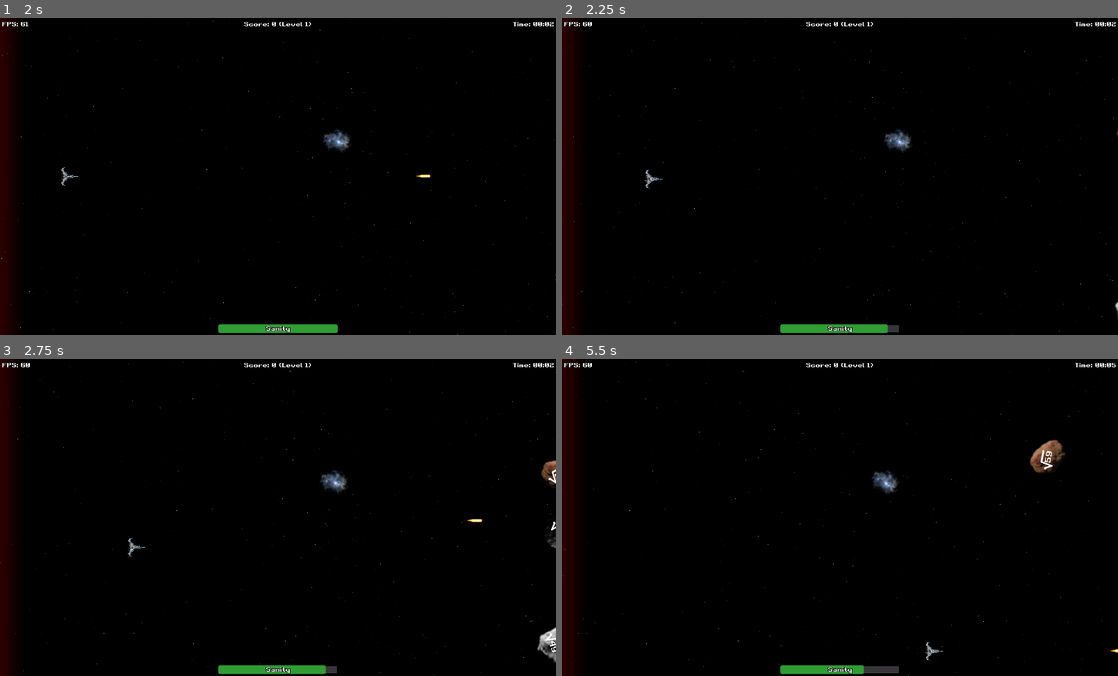
Above: before the commit, frames 1-4 (two rows, left to right).
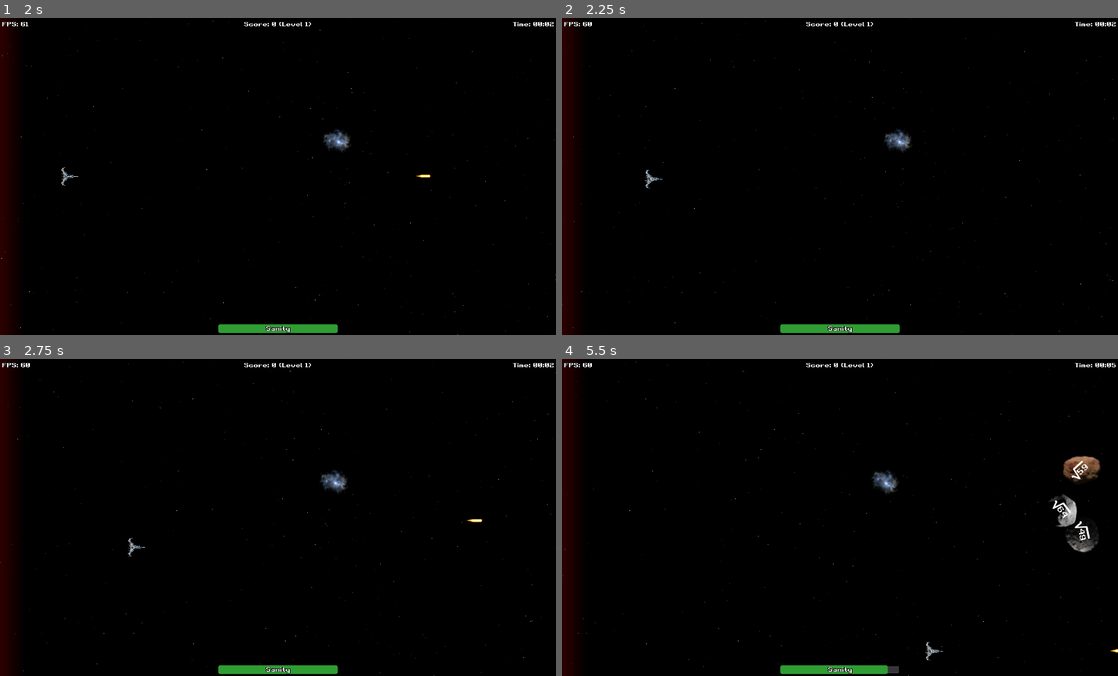
Above: after the commit, the same moments.

Repository: gingerr/ggj-2023-roots-one
Game: Godot game, scene res://MainMenu.tscn
Same seed, same stepped clock (60 frames per second), same inputs: the game is played once before the commit and once after it.
Inputs:
- Up to frame 1 (2 s): click "New Game" at 0.5 s; tap Enter at 1.25 s; hold Right (ui_right) from 1.28 s (still down); tap Space at 1.52 s
- Up to frame 2 (2.25 s): release Right (ui_right) at 2.03 s; hold Down (ui_down) from 2.03 s (still down)
- Up to frame 3 (2.75 s): keep holding Down (ui_down); tap Space at 2.27 s
- Up to frame 4 (5.5 s): release Down (ui_down) at 2.78 s; hold Right (ui_right) 2.78-3.53 s; hold Up (ui_up) 3.53-4.28 s; tap Space at 3.77, 4.52, 5.27 s; hold Left (ui_left) from 4.28 s (still down)

Frame 1 is identical in both runs. In frame 2, less than 0.1% of the frame differs, in the area x 58-100%, y 35-100%; in frame 3, 0.5%; in frame 4, 1.6%, in the area x 54-97%, y 25-100%.

Commit message:
.

Diff:
--- a/EnemyRoot.gd
+++ b/EnemyRoot.gd
@@ -9,7 +9,7 @@
 
 func _ready():
 	# position
-	var x = get_viewport_rect().size.x + 100
+	var x = get_viewport_rect().size.x + 50
 	var y = rand_range(50,get_viewport_rect().size.y - 50)
 	position = Vector2(x, y)
 
@@ -21,7 +21,6 @@
 	# speed
 	# the bigger the screen, the fast to horizontal speed
 	velocity.x = -get_viewport_rect().size.x / 30
-	print(velocity.x)
 	velocity.y = rand_range(0, velocity.x /3) * pow(-1, randi() % 2)
 
 	var boostSpeed = randf() + 1
@@ -78,8 +77,12 @@
 func _on_player_colission(body: Node):
 	# hit player and despawn
 	if (body is Player):
+		$CrashSound.play(0.0)
 		explode()
 		body.change_health(-1)
+		body.current_speed.x = -body.current_speed.x / 2
+		body.current_speed.y = -body.current_speed.y / 2
+
 	# despawn on left screen side
 	if "DeathZone" in body.get_name():
 		if !is_enemy_good():
--- a/EnemyRoot.tscn
+++ b/EnemyRoot.tscn
@@ -6,6 +6,7 @@
 [ext_resource path="res://resources/asteroid1.png" type="Texture" id=4]
 [ext_resource path="res://Asteroid.gd" type="Script" id=5]
 [ext_resource path="res://EnemyRoot.gd" type="Script" id=6]
+[ext_resource path="res://resources/impact.mp3" type="AudioStream" id=7]
 
 [sub_resource type="DynamicFont" id=4]
 size = 400
@@ -39,5 +40,10 @@
 [node name="BehaviorHovering" type="Node" parent="."]
 script = ExtResource( 1 )
 
+[node name="CrashSound" type="AudioStreamPlayer2D" parent="."]
+scale = Vector2( 1, 1 )
+stream = ExtResource( 7 )
+pitch_scale = 0.75
+
 [connection signal="area_entered" from="." to="." method="_on_area_entered"]
 [connection signal="body_entered" from="." to="." method="_on_player_colission"]
--- a/Game.gd
+++ b/Game.gd
@@ -9,7 +9,7 @@
 export var level 				= 1
 
 # timer variables
-var spawn_timer 				= 5
+var spawn_timer 				= 3
 var level_timer 				= 0
 
 onready var squareRootFactory = preload("res://EnemyRoot.tscn")
Not shown: 1 places in EnemyRoot.tscn that only renumber resources
Not shown, added: resources/impact.mp3.import
Not shown, added: resources/impact.mp3
